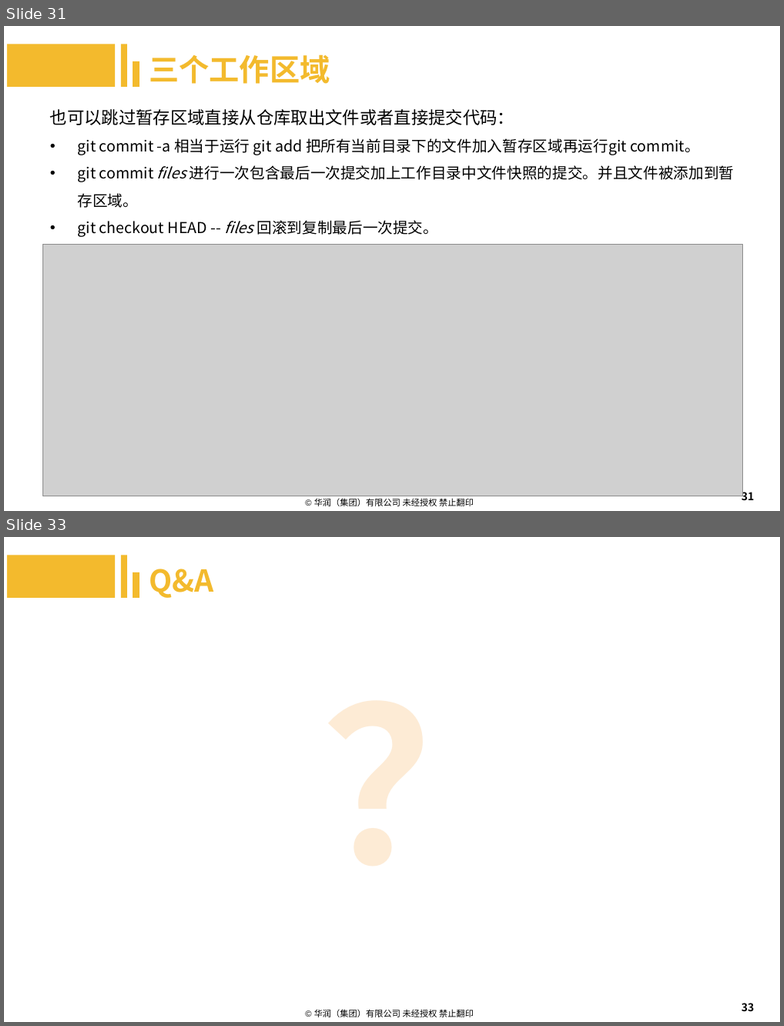
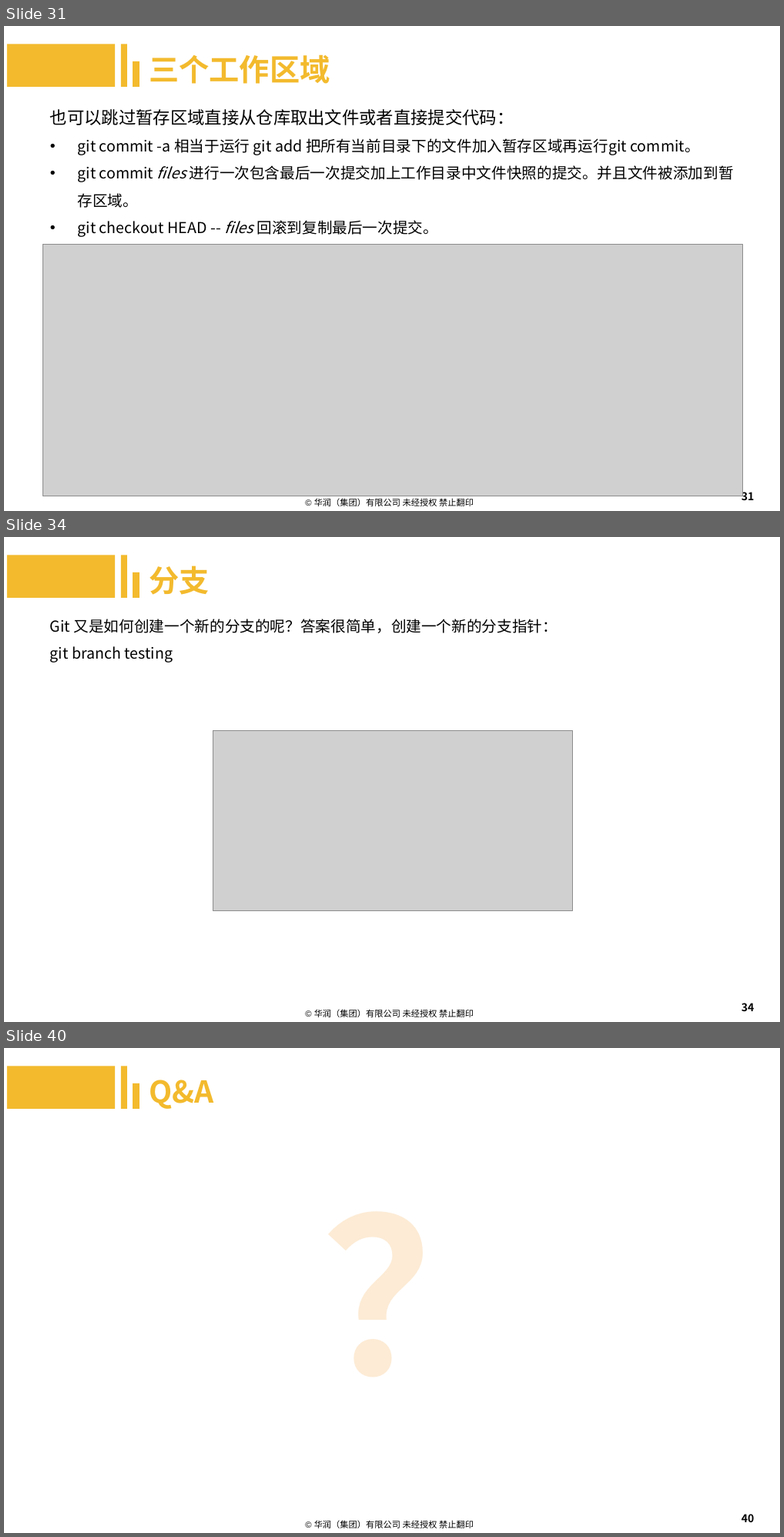
Before and after one commit to machenzhao/git-present, a slide deck: Git.pptx. Shown one above the other, each under a label of ours: slides 31 and 33 before the commit, slides 31, 34 and 40 after it; the slides between them are not shown. The pictures are 784x1026 and 784x1537 pixels, drawn with LibreOffice and Linux fonts; fonts in the diff are those of the drawing; grey boxes stand for pictures; background and template pictures are left out. Boxes give left, top, right and bottom in pixels: in the first picture for what was removed or moved away, otherwise in the second. Text is boxed around its words. In the diff, an @@ line names an element or a change of style, - is before the commit and + after.

Commit message:
更新分支和HEAD

```diff
--- a/Git.pptx
+++ b/Git.pptx
@@ slide 34 added at box(4, 537, 780, 1022), background #FFFFFF; not listed: 1 template element that a slide beside it also shows @@
@@ rectangle added at box(7, 555, 115, 598), fill #F3BA2D @@
@@ rectangle added at box(121, 555, 127, 598), fill #F3BA2D @@
@@ rectangle added at box(133, 572, 140, 599), fill #F3BA2D @@
@@ text added at box(149, 565, 209, 595), 28 pt, text #F3BA2D, bold @@
+分支
@@ text added at box(50, 619, 558, 663), 14 pt, text #000000 @@
+Git 又是如何创建一个新的分支的呢？答案很简单，创建一个新的分支指针：
+git branch testing
@@ picture added at box(213, 731, 573, 911) @@
@@ page number added at box(742, 1003, 754, 1011), 10 pt, text #000000 @@
+34
@@ what was slide 33 is now slide 40 @@
@@ page number at box(742, 1514, 754, 1522): text changed @@
-33
+40
```
Also in this commit, not shown: 7 other slides added, 1 slide removed.
